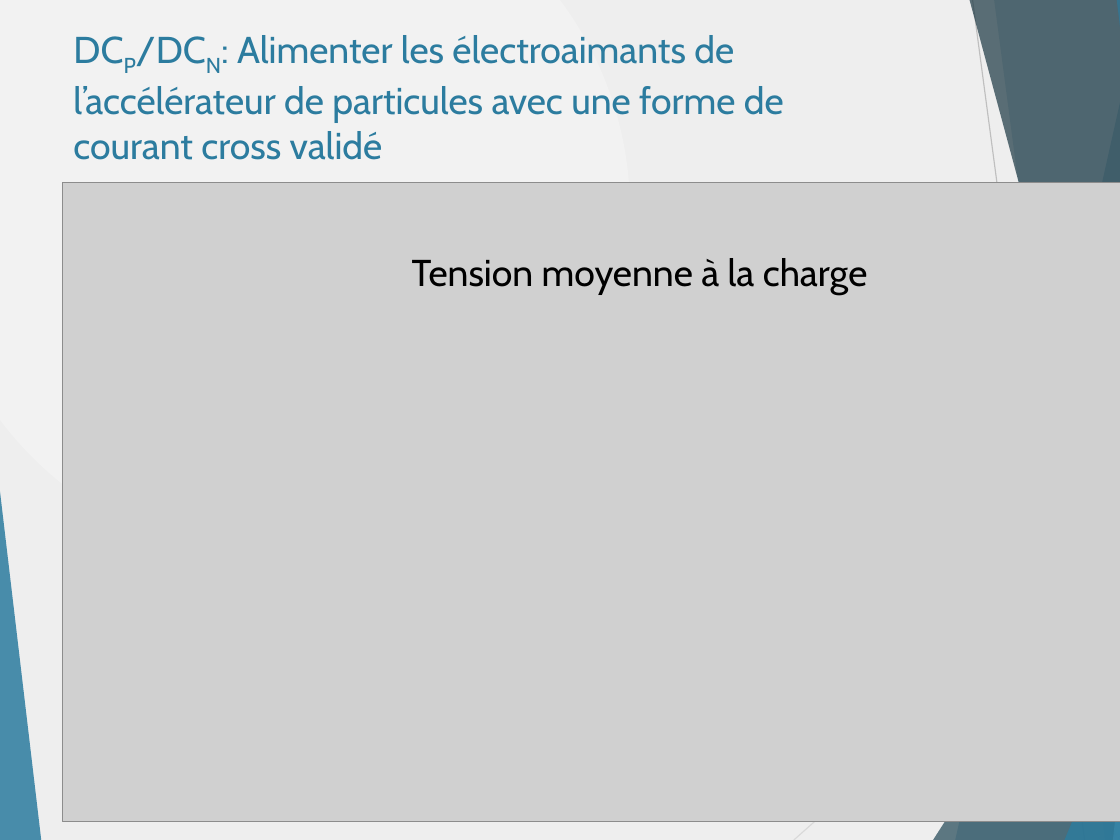
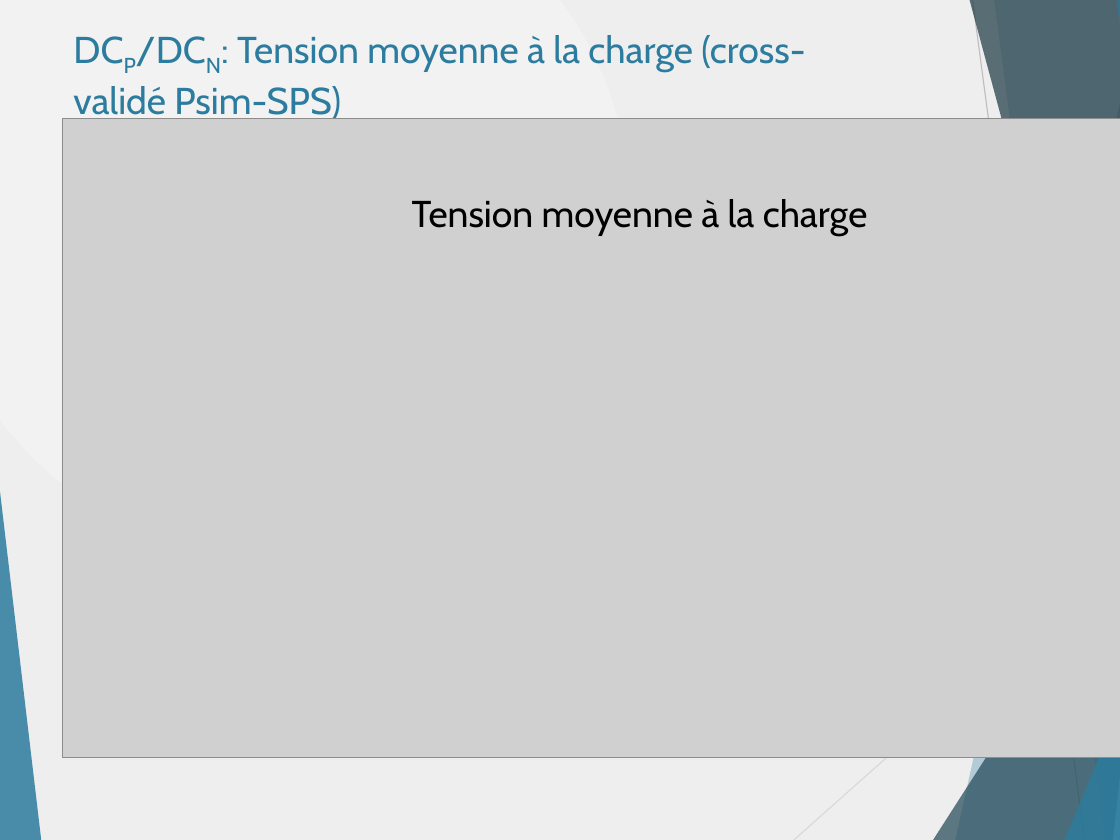
Before and after one commit to danthib76/DesignIV, a slide deck: slide 19 of Remise/Remise 3/RAE.pptx. Drawn at 1120x840 pixels with LibreOffice and Linux fonts; fonts in the diff are those of the drawing; grey boxes stand for pictures. Boxes give left, top, right and bottom in pixels: in the first picture for what was removed or moved away, otherwise in the second. Text is boxed around its words. In the diff, an @@ line names an element or a change of style, - is before the commit and + after.

Commit message:
RAE version 1
Il ne reste que les avancements sur le contrôle avec Excel à faire

```diff
--- a/Remise/Remise 3/RAE.pptx
+++ b/Remise/Remise 3/RAE.pptx
@@ title at box(73, 35, 805, 119): text changed @@
-DCP/DCN: Alimenter les électroaimants de l’accélérateur de particules avec une forme de courant cross validé
+DCP/DCN: Tension moyenne à la charge (cross-validé Psim-SPS)
@@ picture: place and size @@
-picture at box(63, 183, 1120, 822)
+picture at box(63, 119, 1120, 758)
@@ text "Tension moyenne à la charge": place and size @@
-text "Tension moyenne à la charge" at box(412, 258, 868, 295)
+text "Tension moyenne à la charge" at box(412, 199, 868, 235)
```
Also in this commit, not shown: 8 other slides changed, 3 slides added, 1 slide removed, 4 other files.
